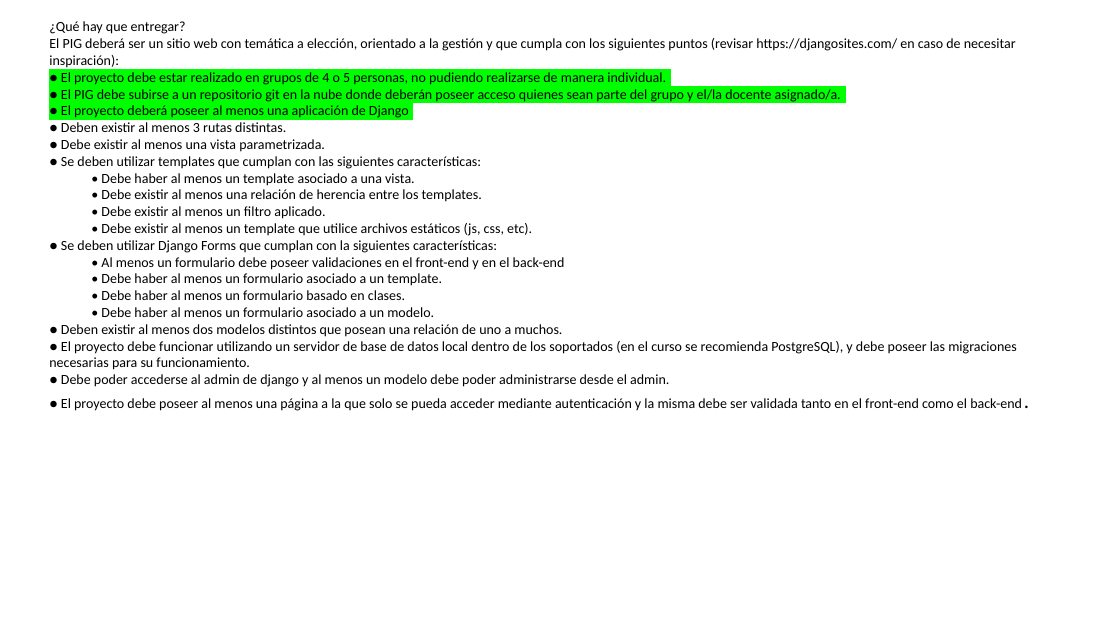
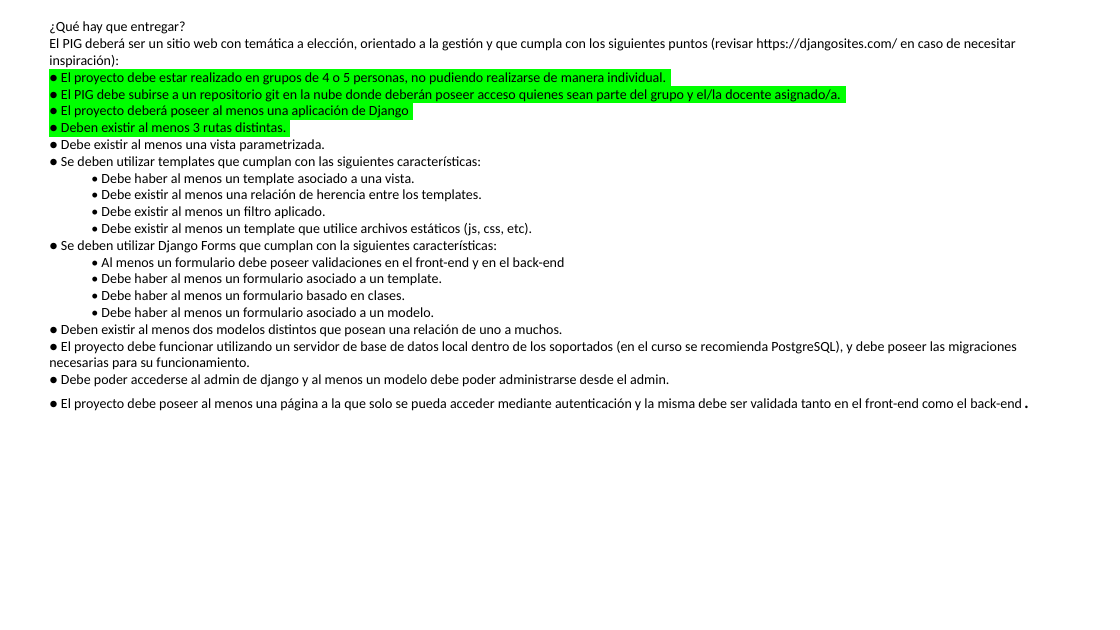
Before and after one commit to hugochiac/proyecto-django, a slide deck: slide 2 of Document/Estructura del proyecto.pptm. Drawn at 1120x630 pixels with LibreOffice and Linux fonts; fonts in the diff are those of the drawing. Boxes give left, top, right and bottom in pixels: in the first picture for what was removed or moved away, otherwise in the second. Text is boxed around its words. In the diff, an @@ line names an element or a change of style, - is before the commit and + after.

Commit message:
Creación de Rutas

```diff
--- a/Document/Estructura del proyecto.pptm
+++ b/Document/Estructura del proyecto.pptm
@@ text at bbox=[61, 122, 286, 132]: highlight none to #00FF00 in "● Deben existir al menos 3 rutas ..." @@
```
Also in this commit, not shown: 3 other files.
